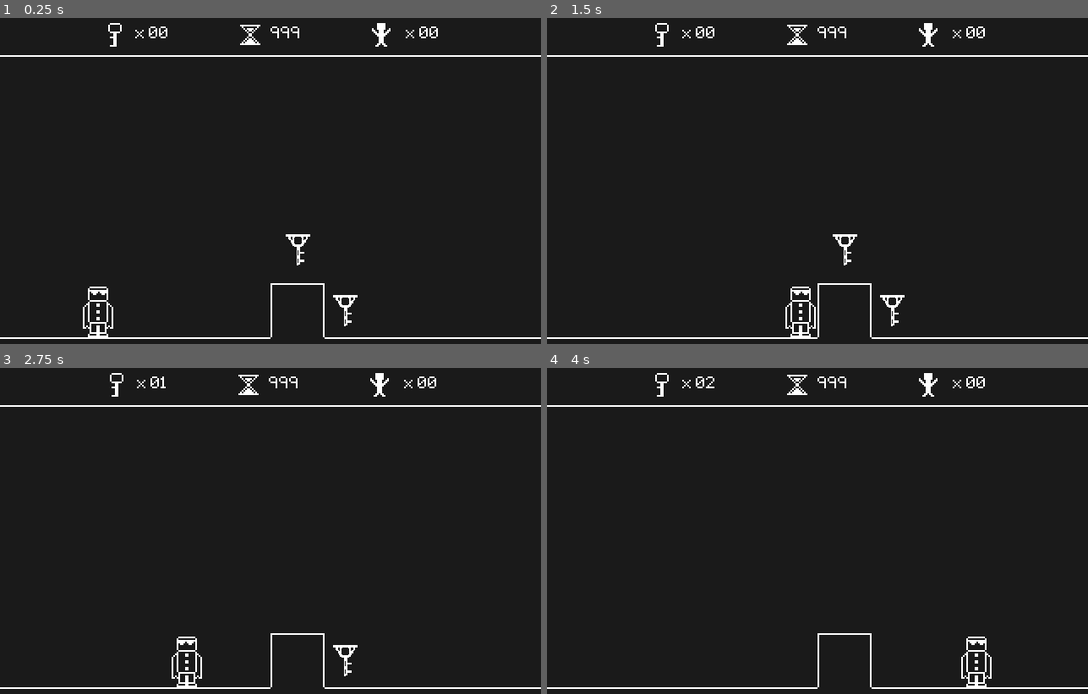
Above: before the commit, frames 1-4 (two rows, left to right).
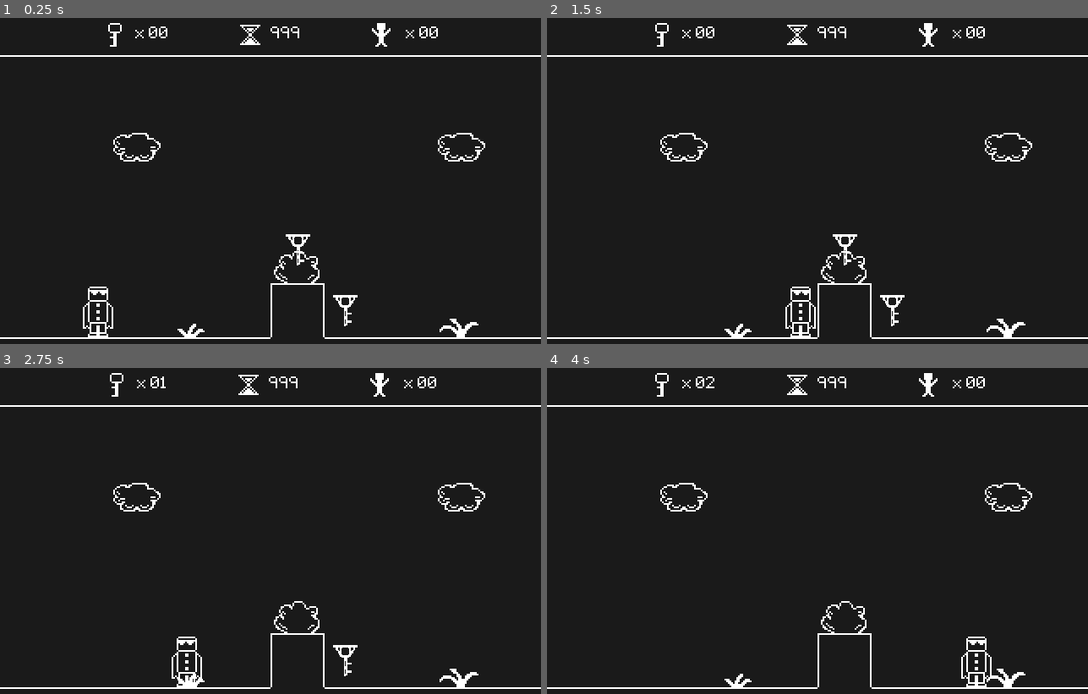
Above: after the commit, the same moments.

Repository: Kiel97/bialjam2019
Game: Godot game, scene res://Levels/Level.tscn
Same seed, same stepped clock (60 frames per second), same inputs: the game is played once before the commit and once after it.
Inputs:
- Up to frame 1 (0.25 s): no input
- Up to frame 2 (1.5 s): tap Enter at 0.5 s; hold Right (move_right) from 0.53 s (still down); tap Up (jump) at 0.77 s
- Up to frame 3 (2.75 s): tap Up (jump) at 1.52 s; release Right (move_right) at 2.03 s; hold Left (move_left) from 2.03 s (still down)
- Up to frame 4 (4 s): release Left (move_left) at 2.78 s; hold Right (move_right) from 2.78 s (still down); tap Up (jump) at 3.02, 3.77 s

The runs differ from the first frame. In frame 1, 0.7% of the frame differs, in the area x 20-90%, y 35-98%; in frame 2, 0.7%; in frame 3, 0.7%; in frame 4, 0.7%.

Commit message:
Added background misc tileset

Diff:
--- a/Bialjam2019/Levels/Level.tscn
+++ b/Bialjam2019/Levels/Level.tscn
@@ -1,28 +1,35 @@
-[gd_scene load_steps=5 format=2]
+[gd_scene load_steps=6 format=2]
 
 [ext_resource path="res://Levels/Level_example.gd" type="Script" id=1]
-[ext_resource path="res://Levels/ground_tileset.tres" type="TileSet" id=2]
-[ext_resource path="res://Hero/Hero.tscn" type="PackedScene" id=3]
-[ext_resource path="res://Key/Key.tscn" type="PackedScene" id=4]
+[ext_resource path="res://Hero/Hero.tscn" type="PackedScene" id=2]
+[ext_resource path="res://Levels/background_misc_tileset.tres" type="TileSet" id=3]
+[ext_resource path="res://Levels/ground_tileset.tres" type="TileSet" id=4]
+[ext_resource path="res://Key/Key.tscn" type="PackedScene" id=5]
 
 [node name="Level" type="Node2D"]
 script = ExtResource( 1 )
 
-[node name="TileMap" type="TileMap" parent="."]
-tile_set = ExtResource( 2 )
+[node name="Hero" parent="." instance=ExtResource( 2 )]
+position = Vector2( 58, 157 )
+
+[node name="Misc" type="TileMap" parent="."]
+tile_set = ExtResource( 3 )
+cell_size = Vector2( 32, 32 )
+format = 1
+tile_data = PoolIntArray( 131074, 4, 0, 131080, 4, 0, 262149, 3, 0, 327683, 2, 0, 327688, 1, 0 )
+
+[node name="Blocks" type="TileMap" parent="."]
+tile_set = ExtResource( 4 )
 cell_size = Vector2( 32, 32 )
 format = 1
 tile_data = PoolIntArray( 327685, 3, 0, 393216, 9, 0, 393217, 9, 0, 393218, 9, 0, 393219, 9, 0, 393220, 9, 0, 393221, 15, 0, 393222, 9, 0, 393223, 9, 0, 393224, 9, 0, 393225, 9, 0 )
-
-[node name="Hero" parent="." instance=ExtResource( 3 )]
-position = Vector2( 58, 157 )
 
 [node name="Collectibles" type="Node" parent="."]
 
 [node name="Keys" type="Node" parent="Collectibles"]
 
-[node name="Key" parent="Collectibles/Keys" instance=ExtResource( 4 )]
+[node name="Key" parent="Collectibles/Keys" instance=ExtResource( 5 )]
 position = Vector2( 176, 140 )
 
-[node name="Key2" parent="Collectibles/Keys" instance=ExtResource( 4 )]
+[node name="Key2" parent="Collectibles/Keys" instance=ExtResource( 5 )]
 position = Vector2( 204, 176 )
--- /dev/null
+++ b/Bialjam2019/Levels/background_misc_tileset.tres
@@ -0,0 +1,85 @@
+[gd_resource type="TileSet" load_steps=2 format=2]
+
+[ext_resource path="res://Levels/background_misc.png" type="Texture" id=1]
+
+[resource]
+0/name = "Grass1"
+0/texture = ExtResource( 1 )
+0/tex_offset = Vector2( 0, 0 )
+0/modulate = Color( 1, 1, 1, 1 )
+0/region = Rect2( 0, 0, 32, 32 )
+0/tile_mode = 0
+0/occluder_offset = Vector2( 0, 0 )
+0/navigation_offset = Vector2( 0, 0 )
+0/shapes = [  ]
+0/z_index = 0
+1/name = "Grass2"
+1/texture = ExtResource( 1 )
+1/tex_offset = Vector2( 0, 0 )
+1/modulate = Color( 1, 1, 1, 1 )
+1/region = Rect2( 32, 0, 32, 32 )
+1/tile_mode = 0
+1/occluder_offset = Vector2( 0, 0 )
+1/navigation_offset = Vector2( 0, 0 )
+1/shapes = [  ]
+1/z_index = 0
+2/name = "Grass3"
+2/texture = ExtResource( 1 )
+2/tex_offset = Vector2( 0, 0 )
+2/modulate = Color( 1, 1, 1, 1 )
+2/region = Rect2( 64, 0, 32, 32 )
+2/tile_mode = 0
+2/occluder_offset = Vector2( 0, 0 )
+2/navigation_offset = Vector2( 0, 0 )
+2/shapes = [  ]
+2/z_index = 0
+3/name = "Hedge1"
+3/texture = ExtResource( 1 )
+3/tex_offset = Vector2( 0, 0 )
+3/modulate = Color( 1, 1, 1, 1 )
+3/region = Rect2( 96, 0, 32, 32 )
+3/tile_mode = 0
+3/occluder_offset = Vector2( 0, 0 )
+3/navigation_offset = Vector2( 0, 0 )
+3/shapes = [  ]
+3/z_index = 0
+4/name = "Cloud1"
+4/texture = ExtResource( 1 )
+4/tex_offset = Vector2( 0, 0 )
+4/modulate = Color( 1, 1, 1, 1 )
+4/region = Rect2( 0, 32, 32, 32 )
+4/tile_mode = 0
+4/occluder_offset = Vector2( 0, 0 )
+4/navigation_offset = Vector2( 0, 0 )
+4/shapes = [  ]
+4/z_index = 0
+5/name = "Cloud2"
+5/texture = ExtResource( 1 )
+5/tex_offset = Vector2( 0, 0 )
+5/modulate = Color( 1, 1, 1, 1 )
+5/region = Rect2( 32, 32, 32, 32 )
+5/tile_mode = 0
+5/occluder_offset = Vector2( 0, 0 )
+5/navigation_offset = Vector2( 0, 0 )
+5/shapes = [  ]
+5/z_index = 0
+6/name = "Cloud3"
+6/texture = ExtResource( 1 )
+6/tex_offset = Vector2( 0, 0 )
+6/modulate = Color( 1, 1, 1, 1 )
+6/region = Rect2( 64, 32, 32, 32 )
+6/tile_mode = 0
+6/occluder_offset = Vector2( 0, 0 )
+6/navigation_offset = Vector2( 0, 0 )
+6/shapes = [  ]
+6/z_index = 0
+7/name = "Cloud4"
+7/texture = ExtResource( 1 )
+7/tex_offset = Vector2( 0, 0 )
+7/modulate = Color( 1, 1, 1, 1 )
+7/region = Rect2( 96, 32, 32, 32 )
+7/tile_mode = 0
+7/occluder_offset = Vector2( 0, 0 )
+7/navigation_offset = Vector2( 0, 0 )
+7/shapes = [  ]
+7/z_index = 0
Binary file added: Bialjam2019/Levels/background_misc.png
Not shown, added: Bialjam2019/Levels/background_misc.png.import
Not shown, added: other_assets/background_misc.piskel
